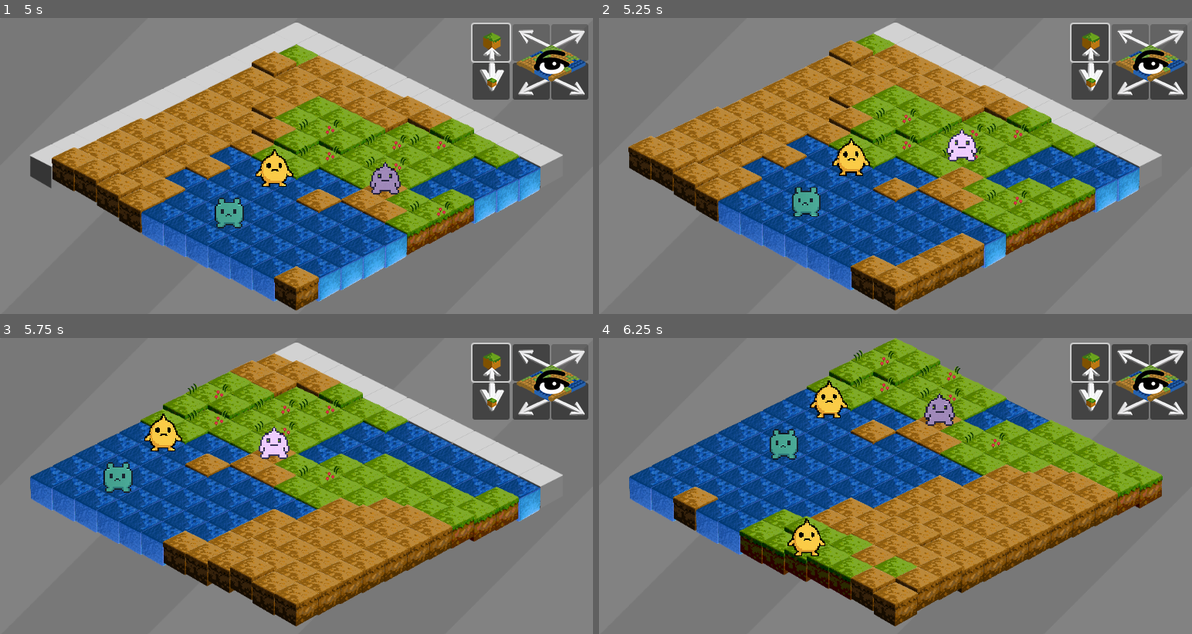
Above: before the commit, frames 1-4 (two rows, left to right).
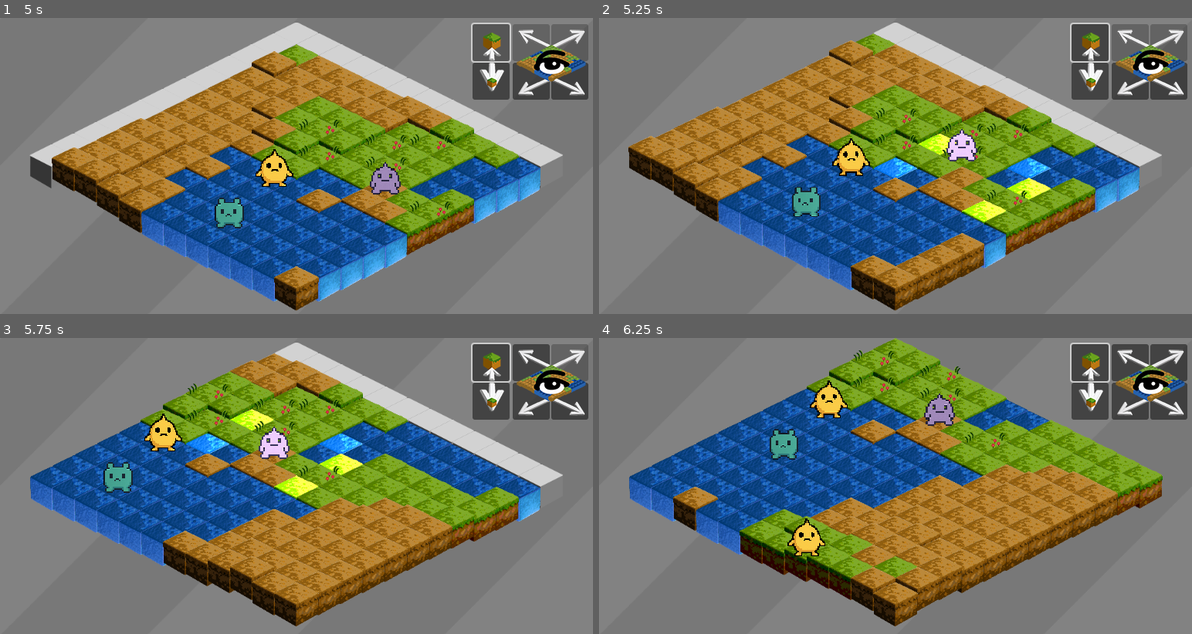
Above: after the commit, the same moments.

Repository: MattArnold/nomino
Game: Godot game, scene res://main.tscn
Same seed, same stepped clock (60 frames per second), same inputs: the game is played once before the commit and once after it.
Inputs (mouse positions are in pixels of both pictures, inside the frame that each line leads up to):
- Up to frame 1 (5 s): click (492, 80) at 0.5 s; click (533, 80) at 1.25 s; click (569, 41) at 2 s; click (569, 80) at 2.75 s; click (533, 41) at 3.5 s; click (492, 41) at 4.25 s
- Up to frame 2 (5.25 s): tap Enter at 5 s; move the mouse to (984, 177) at 5.02 s; hold D (view_east) from 5.03 s (still down); hold E (ZoomOut) from 5.03 s (still down); click (984, 177) at 5.17 s
- Up to frame 3 (5.75 s): keep holding D (view_east); keep holding E (ZoomOut)
- Up to frame 4 (6.25 s): move the mouse to (717, 477) at 5.77 s; release D (view_east) at 5.78 s; release E (ZoomOut) at 5.78 s; hold S (view_south) from 5.78 s (still down); tap Q (ZoomIn) at 5.85 s; click (717, 477) at 5.92 s; tap E (ZoomOut) at 6.05 s

Frame 1 is identical in both runs. In frame 2, 1.4% of the frame differs, in the area x 46-77%, y 39-70%; in frame 3, 1.5%, in the area x 31-62%, y 23-55%; in frame 4, nothing differs.

Commit message:
Highlight tiles within selected Nomino's moveset

Diff:
--- a/game_world_manager.gd
+++ b/game_world_manager.gd
@@ -51,6 +51,10 @@
 const DEFAULT_GRID_SIZE = 12 # Default number of tiles along each edge of the viewboard
 
 var nomino_click_handled_this_frame: bool = false
+
+# --- Highlighting for Nomino move targets ---
+var highlighted_tiles := [] # Array of (vx, vy) tuples currently highlighted
+var selected_nomino: Node = null # Reference to currently selected NominoData or node
 
 func _ready():
 	randomize()
@@ -213,34 +217,6 @@
 # Returns a Vector2 of (viewboard_x, viewboard_y).
 func world_to_viewboard_coords(world_x, world_y):
 	return Vector2(world_x - world_offset_x, world_y - world_offset_y)
-
-# Removed _input(event) to prevent duplicate tile selection logic. Only _unhandled_input is used for tile selection
-
-func _unhandled_input(event):
-	if nomino_click_handled_this_frame:
-		return
-	# Handle mouse clicks on the grid
-	if event is InputEventMouseButton and event.pressed and event.button_index == MOUSE_BUTTON_LEFT:
-		var screen_offset = get_viewport_rect().size / 2 - Vector2(0, 175)
-		var local_pos = to_local(event.position) - screen_offset
-		var viewboard_coords = screen_to_viewboard_coords(local_pos)
-
-		# Check if the click is within our grid bounds
-		if viewboard_coords.x >= 0 and viewboard_coords.x < GRID_SIZE and viewboard_coords.y >= 0 and viewboard_coords.y < GRID_SIZE:
-			var world_coords = viewboard_to_world_coords(viewboard_coords.x, viewboard_coords.y)
-			print("Clicked on viewboard (", viewboard_coords.x, ", ", viewboard_coords.y, ") = world (", world_coords.x, ", ", world_coords.y, ")")
-
-			for n in get_tree().get_nodes_in_group("Nominos"):
-				n.set_selected(false)
-
-			# Select the Nomino at this world position, if any
-			for n in nominos:
-				if n.pos.x == int(world_coords.x) and n.pos.y == int(world_coords.y):
-					if n.node:
-						n.node.set_selected(true)
-					break
-
-		# Tile selection logic here (if any)
 
 func update_viewboard_tiles():
 	for vx in range(GRID_SIZE):
@@ -274,6 +250,11 @@
 				var screen_offset = get_viewport_rect().size / 2 - Vector2(0, 175)
 				sprite.position = screen_pos + screen_offset
 				sprite.position.y -= elevation * 6
+
+	clear_tile_highlights()
+	# Re-apply highlights if a Nomino is selected
+	if selected_nomino:
+		highlight_nomino_targets(selected_nomino)
 
 func update_nomino_positions():
 	for n in nominos:
@@ -496,3 +477,88 @@
 		place_tiles()
 		update_viewboard_tiles()
 		update_nomino_positions()
+
+# Call this to clear all tile highlights
+func clear_tile_highlights():
+	for tile in highlighted_tiles:
+		var vx = tile.x
+		var vy = tile.y
+		if vx >= 0 and vx < GRID_SIZE and vy >= 0 and vy < GRID_SIZE:
+			var sprite = tile_sprites[vx][vy]
+			if sprite:
+				sprite.modulate = Color(1, 1, 1, 1)
+	highlighted_tiles.clear()
+
+# Call this to highlight all target tiles for a Nomino
+func highlight_nomino_targets(nomino_node):
+	clear_tile_highlights()
+	if not nomino_node:
+		return
+	# Find the NominoData for this node
+	var nomino_data = null
+	for n in nominos:
+		if n.node == nomino_node:
+			nomino_data = n
+			break
+	if not nomino_data:
+		return
+	var pos = nomino_data.pos
+	for move_type in nomino_data.move_types:
+		if move_type in nomino_node.NOMINO_MOVES:
+			var deltas = nomino_node.NOMINO_MOVES[move_type]
+			for delta in deltas:
+				var target = pos + Vector2i(int(delta.x), int(delta.y))
+				# Only highlight if in world bounds and in viewboard
+				if target.x >= 0 and target.x < WORLD_WIDTH and target.y >= 0 and target.y < WORLD_HEIGHT:
+					var vx = target.x - world_offset_x
+					var vy = target.y - world_offset_y
+					if vx >= 0 and vx < GRID_SIZE and vy >= 0 and vy < GRID_SIZE:
+						var sprite = tile_sprites[vx][vy]
+						if sprite:
+							sprite.modulate = Color(2, 2, 2, 1)
+						highlighted_tiles.append(Vector2i(vx, vy))
+
+# Patch Nomino selection logic to call highlight_nomino_targets
+func on_nomino_selected(nomino_node):
+	selected_nomino = nomino_node
+	highlight_nomino_targets(nomino_node)
+
+func on_nomino_deselected():
+	selected_nomino = null
+	clear_tile_highlights()
+
+# --- Patch Nomino selection ---
+# Wrap set_selected on Nomino nodes to notify us
+func notify_nomino_selection(nomino_node, selected):
+	if selected:
+		on_nomino_selected(nomino_node)
+	else:
+		on_nomino_deselected()
+
+# --- Patch _unhandled_input to notify selection ---
+func _unhandled_input(event):
+	if nomino_click_handled_this_frame:
+		return
+	# Handle mouse clicks on the grid
+	if event is InputEventMouseButton and event.pressed and event.button_index == MOUSE_BUTTON_LEFT:
+		var screen_offset = get_viewport_rect().size / 2 - Vector2(0, 175)
+		var local_pos = to_local(event.position) - screen_offset
+		var viewboard_coords = screen_to_viewboard_coords(local_pos)
+
+		# Check if the click is within our grid bounds
+		if viewboard_coords.x >= 0 and viewboard_coords.x < GRID_SIZE and viewboard_coords.y >= 0 and viewboard_coords.y < GRID_SIZE:
+			var world_coords = viewboard_to_world_coords(viewboard_coords.x, viewboard_coords.y)
+			print("Clicked on viewboard (", viewboard_coords.x, ", ", viewboard_coords.y, ") = world (", world_coords.x, ", ", world_coords.y, ")")
+
+			for n in get_tree().get_nodes_in_group("Nominos"):
+				n.set_selected(false)
+
+			# Select the Nomino at this world position, if any
+			for n in nominos:
+				if n.pos.x == int(world_coords.x) and n.pos.y == int(world_coords.y):
+					if n.node:
+						n.node.set_selected(true)
+						notify_nomino_selection(n.node, true)
+					else:
+						notify_nomino_selection(null, false)
+					break
--- a/nomino.gd
+++ b/nomino.gd
@@ -113,6 +113,10 @@
 			sprite.modulate = Color(1.5, 1.5, 1.5, 1) # Lighten
 		else:
 			sprite.modulate = Color(1, 1, 1, 1) # Normal
+	# --- Notify GameWorldManager for tile highlighting ---
+	var gwm = get_tree().get_root().find_child("GameWorldManager", true, false)
+	if gwm and gwm.has_method("notify_nomino_selection"):
+		gwm.notify_nomino_selection(self, selected)
 
 func _on_timer_timeout():
 	# Animate jump: up then down, using cubic ease in/out
